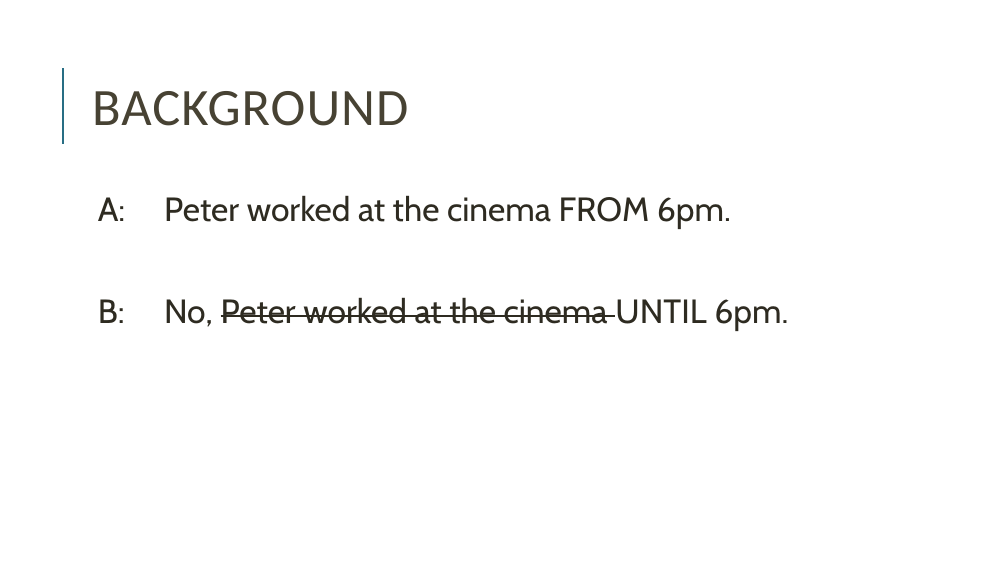
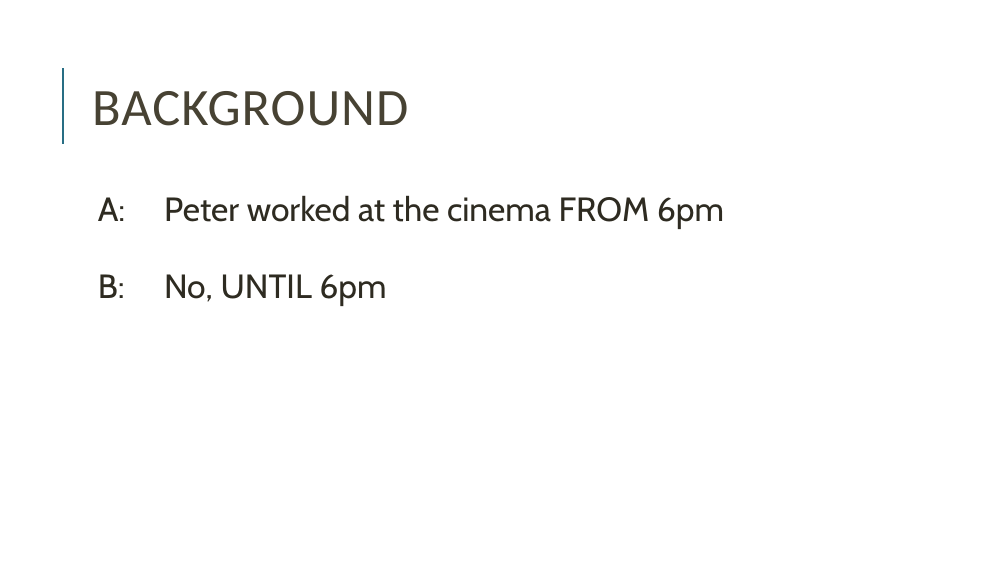
Before and after one commit to miriamschiele/MA, a slide deck: slide 3 of presentation/Miriam Schiele, MA presentation.pptx. Drawn at 1008x567 pixels with LibreOffice and Linux fonts; fonts in the diff are those of the drawing. Boxes give left, top, right and bottom in pixels: in the first picture for what was removed or moved away, otherwise in the second. Text is boxed around its words. In the diff, an @@ line names an element or a change of style, - is before the commit and + after.

```diff
--- a/presentation/Miriam Schiele, MA presentation.pptx
+++ b/presentation/Miriam Schiele, MA presentation.pptx
@@ text at bbox=[98, 195, 724, 306]: text changed @@
-  A: Peter worked at the cinema FROM 6pm.
-  B: No, Peter worked at the cinema UNTIL 6pm.
+  A: Peter worked at the cinema FROM 6pm
+  B: No, UNTIL 6pm
```
Also in this commit, not shown: 6 other slides changed, 13 slides added, 1 slide removed, 8 other files.
